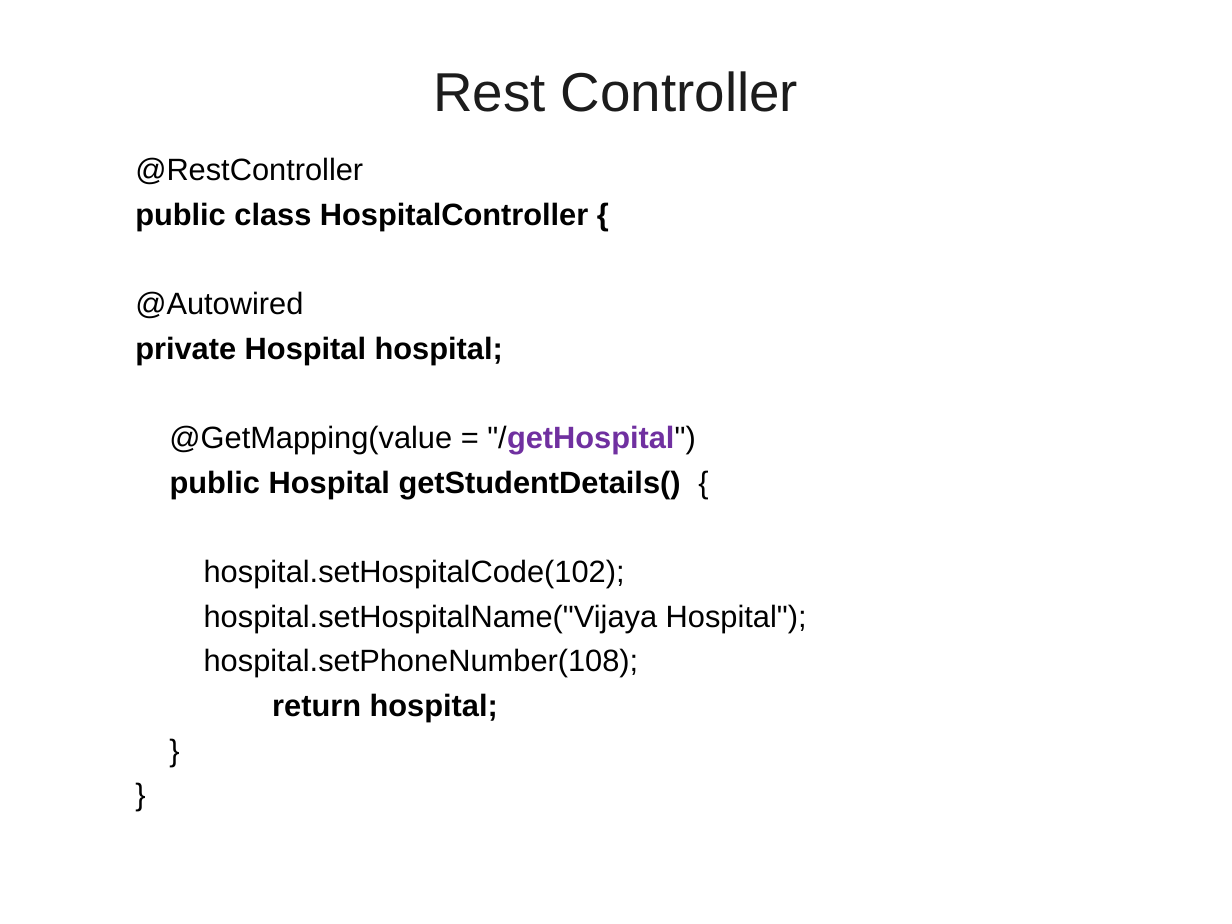
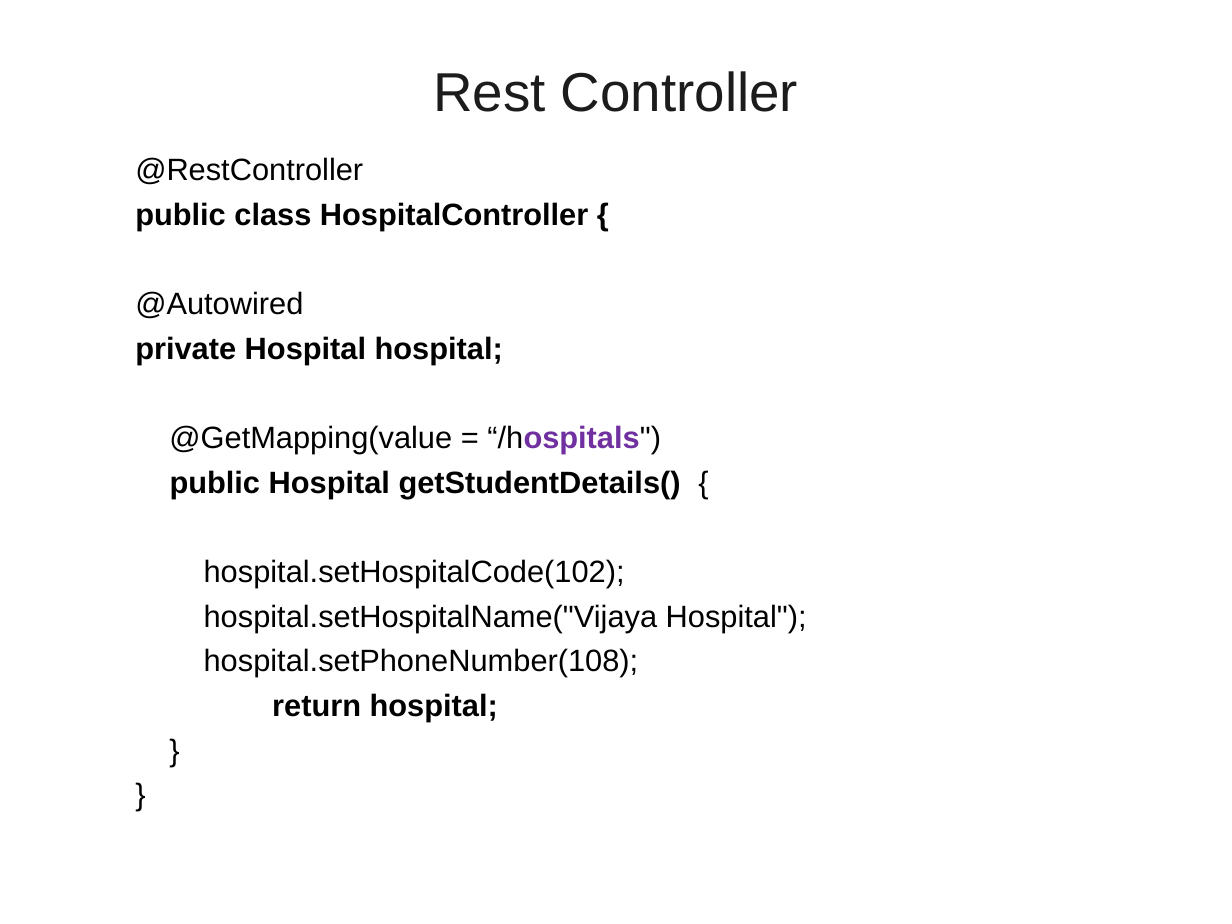
Before and after one commit to vatsank/spring_presentations, a slide deck: slide 140 of SpringMicroService_Module1_Ver01.ppt (slide 137 before the commit). Drawn at 1232x924 pixels with LibreOffice and Linux fonts; fonts in the diff are those of the drawing; background and template pictures are left out. Boxes give left, top, right and bottom in pixels: in the first picture for what was removed or moved away, otherwise in the second. Text is boxed around its words. In the diff, an @@ line names an element or a change of style, - is before the commit and + after.

```diff
--- a/SpringMicroService_Module1_Ver01.ppt
+++ b/SpringMicroService_Module1_Ver01.ppt
@@ text at bbox=[169, 425, 661, 454]: text changed @@
-  @GetMapping(value = "/getHospital")
+  @GetMapping(value = “/hospitals")
```
Also in this commit, not shown: 8 other slides changed, 3 slides added, 2 other files.
